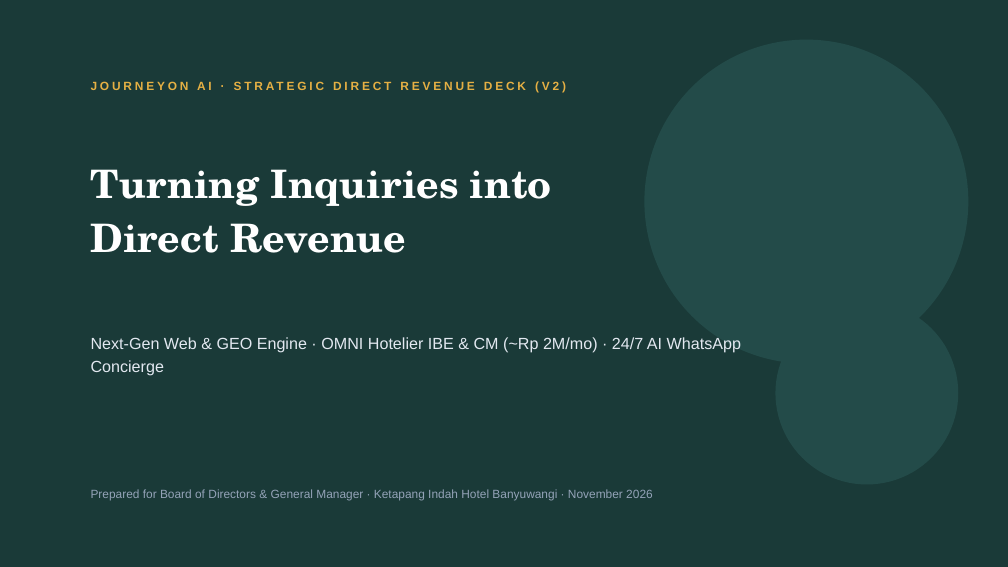
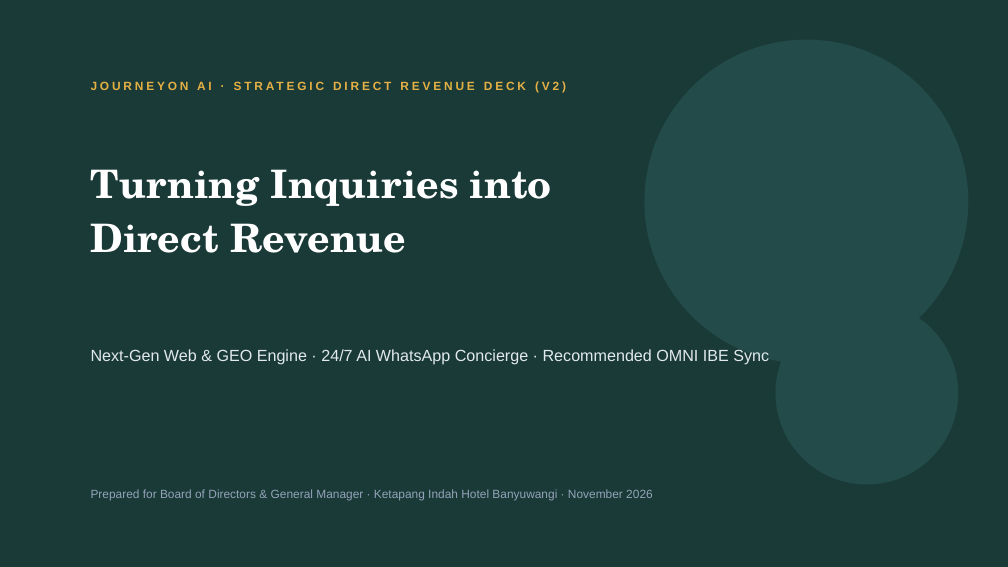
Before and after one commit to arbuuuud/ketapangweb, a slide deck: slide 1 of PITCH_DECK_KETAPANG_INDAH_V2.pptx. Drawn at 1008x567 pixels with LibreOffice and Linux fonts; fonts in the diff are those of the drawing. Boxes give left, top, right and bottom in pixels: in the first picture for what was removed or moved away, otherwise in the second. Text is boxed around its words. In the diff, an @@ line names an element or a change of style, - is before the commit and + after.

Commit message:
feat: update pitch deck v2 with AI setup fee 2.5M, subscription discount, and OMNI appendix slide

```diff
--- a/PITCH_DECK_KETAPANG_INDAH_V2.pptx
+++ b/PITCH_DECK_KETAPANG_INDAH_V2.pptx
@@ text at (91, 349, 769, 365): text changed @@
-Next-Gen Web & GEO Engine · OMNI Hotelier IBE & CM (~Rp 2M/mo) · 24/7 AI WhatsApp Concierge
+Next-Gen Web & GEO Engine · 24/7 AI WhatsApp Concierge · Recommended OMNI IBE Sync
```
Also in this commit, not shown: 7 other slides changed, 2 slides added, 4 other files.
